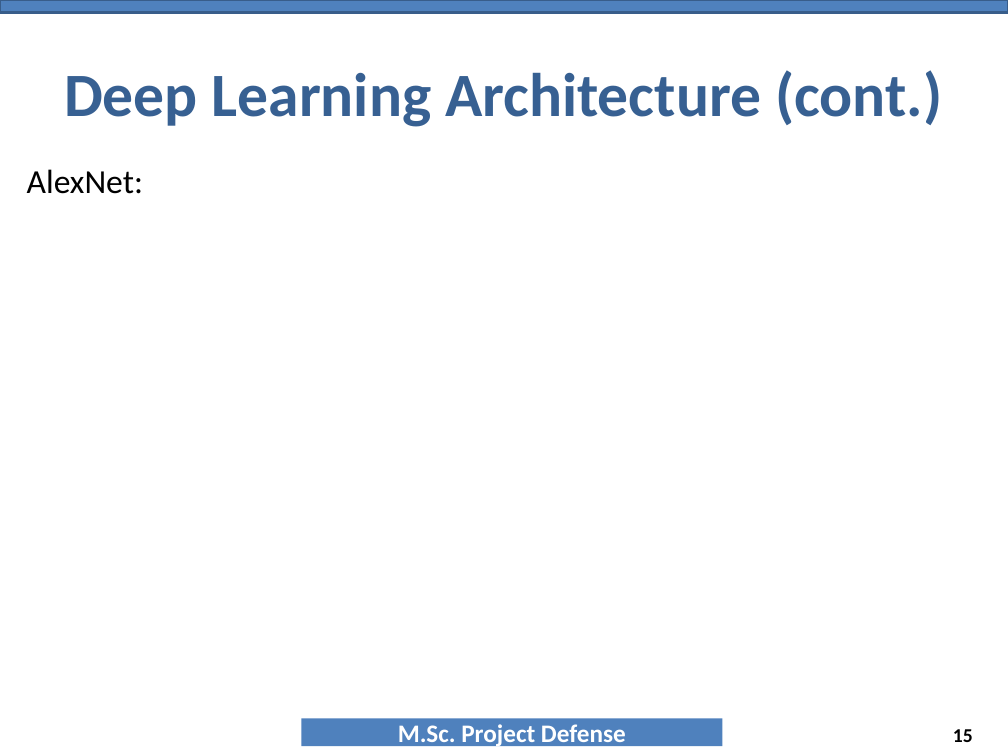
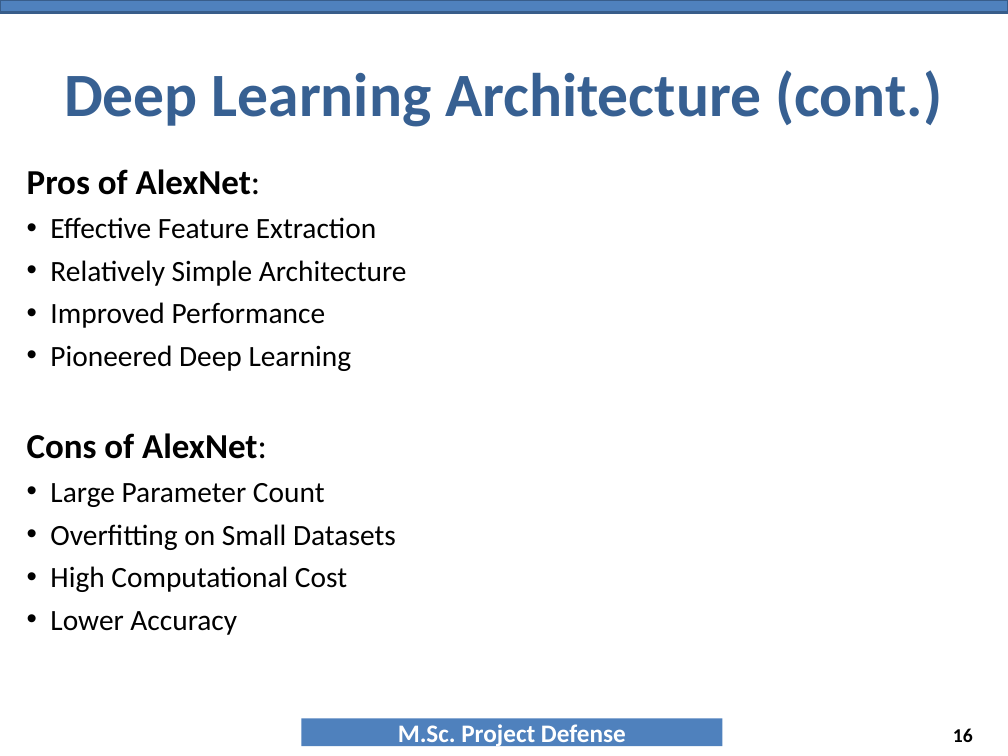
Before and after one commit to NAYANCSE27/msc-project, a slide deck: slide 16 of 9_PresentationTemplate_MscProject_CSE-057443.ppt (slide 15 before the commit). Drawn at 1008x756 pixels with LibreOffice and Linux fonts; fonts in the diff are those of the drawing; background and template pictures are left out. Boxes give left, top, right and bottom in pixels: in the first picture for what was removed or moved away, otherwise in the second. Text is boxed around its words. In the diff, an @@ line names an element or a change of style, - is before the commit and + after.

```diff
--- a/9_PresentationTemplate_MscProject_CSE-057443.ppt
+++ b/9_PresentationTemplate_MscProject_CSE-057443.ppt
@@ text at (x1=27, y1=169, x2=407, y2=635): text changed; size 24 to 21 pt @@
-AlexNet:
+Pros of AlexNet:
+• Effective Feature Extraction
+• Relatively Simple Architecture
+• Improved Performance
+• Pioneered Deep Learning
+Cons of AlexNet:
+• Large Parameter Count
+• Overfitting on Small Datasets
+• High Computational Cost
+• Lower Accuracy
@@ page number at (x1=953, y1=728, x2=973, y2=742): text changed @@
-15
+16
```
Also in this commit, not shown: 1 other slide changed, 12 slides added, 2 slides removed, 2 other files.
